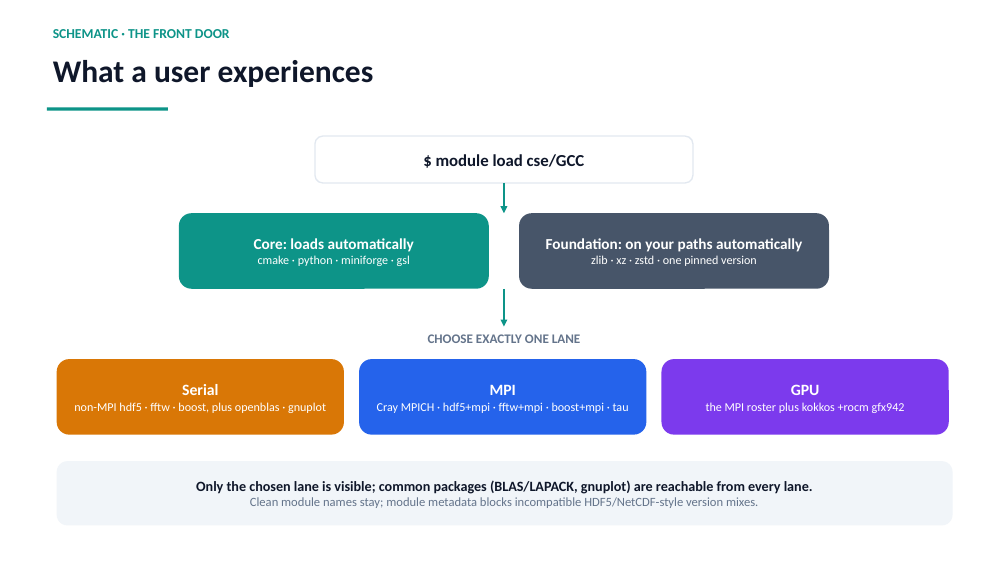
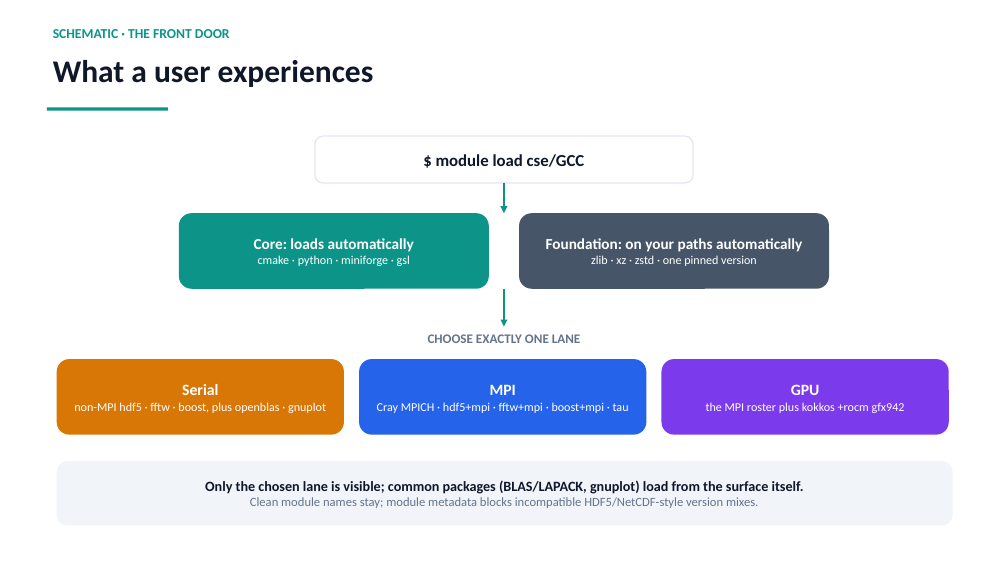
Before and after one commit to ray12514/stack-planning, a slide deck: slide 5 of presentations/cse_lanes_model.pptx. Drawn at 1008x567 pixels with LibreOffice and Linux fonts; fonts in the diff are those of the drawing. Boxes give left, top, right and bottom in pixels: in the first picture for what was removed or moved away, otherwise in the second. Text is boxed around its words. In the diff, an @@ line names an element or a change of style, - is before the commit and + after.

```diff
--- a/presentations/cse_lanes_model.pptx
+++ b/presentations/cse_lanes_model.pptx
@@ text in rounded rectangle at bbox=[205, 480, 804, 494]: text changed @@
-Only the chosen lane is visible; common packages (BLAS/LAPACK, gnuplot) are reachable from every lane.
+Only the chosen lane is visible; common packages (BLAS/LAPACK, gnuplot) load from the surface itself.
```
Also in this commit, not shown: 4 other slides changed, 5 other files.
